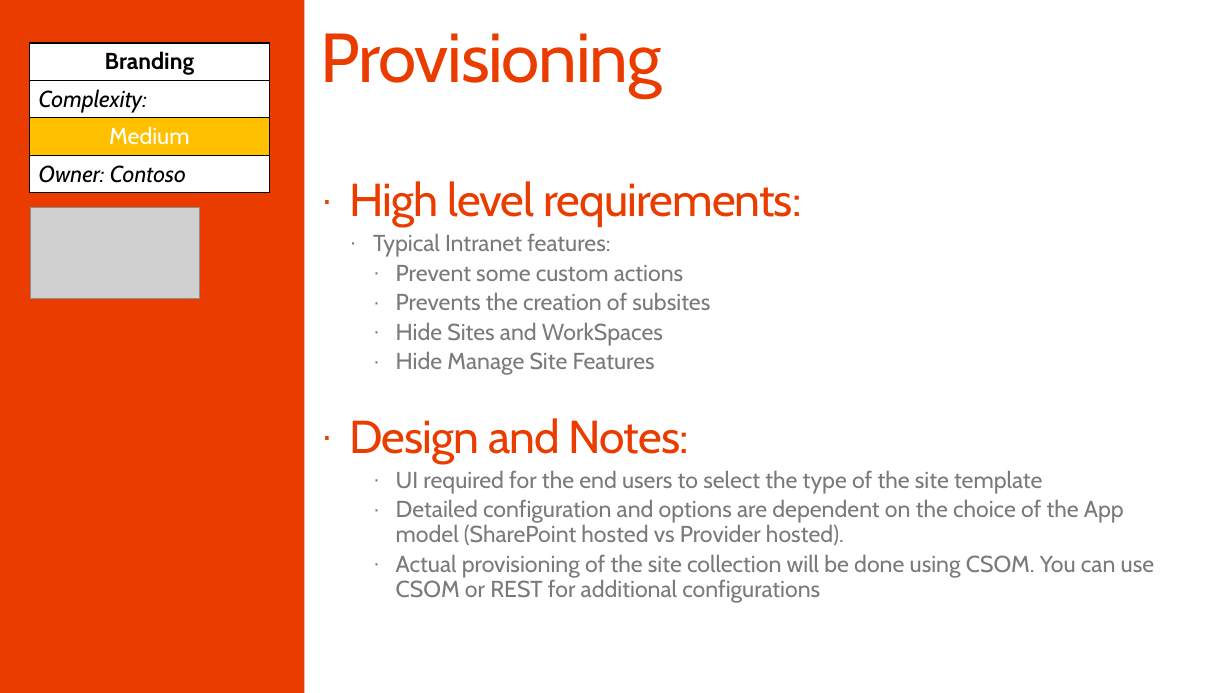
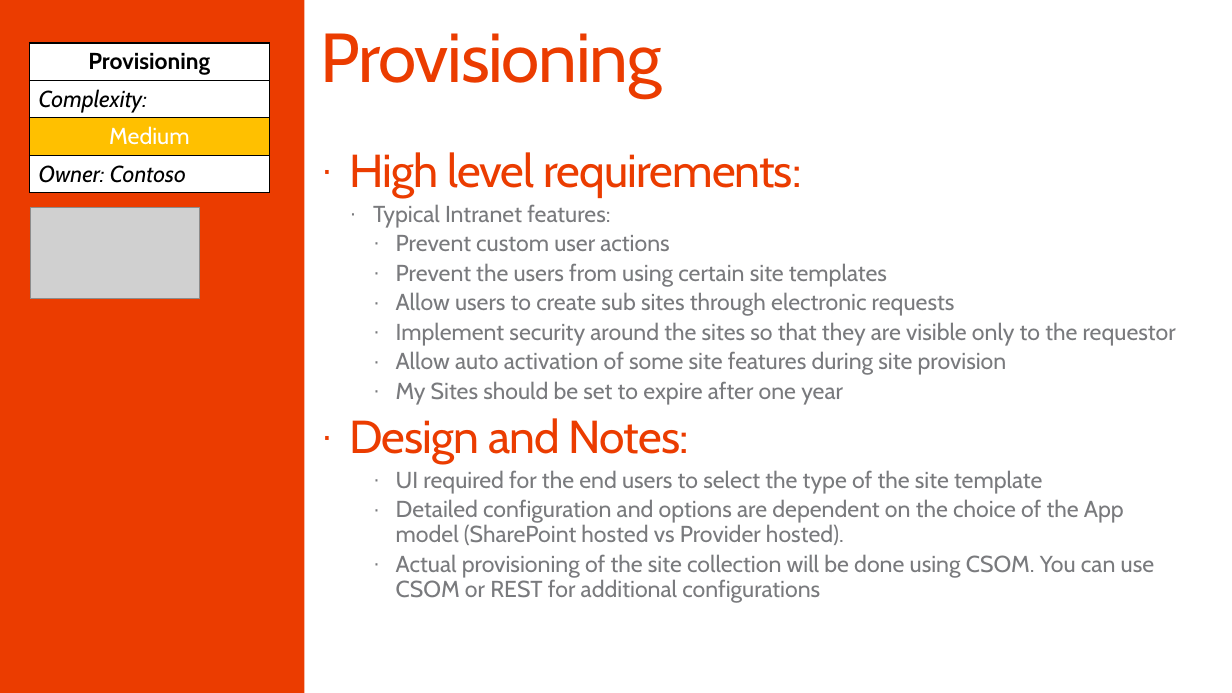
Before and after one commit to SharePoint/PnP-Guidance, a slide deck: slide 13 of PnP Transformation Process/Samples/PnP Transformation - Solution Design Report - Contoso.pptx. Drawn at 1232x693 pixels with LibreOffice and Linux fonts; fonts in the diff are those of the drawing; grey boxes stand for pictures; background and template pictures are left out. Boxes give left, top, right and bottom in pixels: in the first picture for what was removed or moved away, otherwise in the second. Text is boxed around its words. In the diff, an @@ line names an element or a change of style, - is before the commit and + after.

```diff
--- a/PnP Transformation Process/Samples/PnP Transformation - Solution Design Report - Contoso.pptx
+++ b/PnP Transformation Process/Samples/PnP Transformation - Solution Design Report - Contoso.pptx
@@ table at [30, 43, 270, 192] @@
-row 1, column 1: Branding
+row 1, column 1: Provisioning
@@ text "High level requirements:": place and size @@
-text "High level requirements:" at [349, 181, 1155, 603]
+text "High level requirements:" at [349, 152, 1176, 603]
@@ text at [396, 235, 1176, 405]: text changed @@
-    · Prevent some custom actions
-    · Prevents the creation of subsites
-    · Hide Sites and WorkSpaces
-    · Hide Manage Site Features
+    · Prevent custom user actions
+    · Prevent the users from using certain site templates
+    · Allow users to create sub sites through electronic requests
+    · Implement security around the sites so that they are visible only to the requestor
+    · Allow auto activation of some site features during site provision
+    · My Sites should be set to expire after one year
```
Also in this commit, not shown: 7 other slides changed, 1 slide added, 3 other files.
